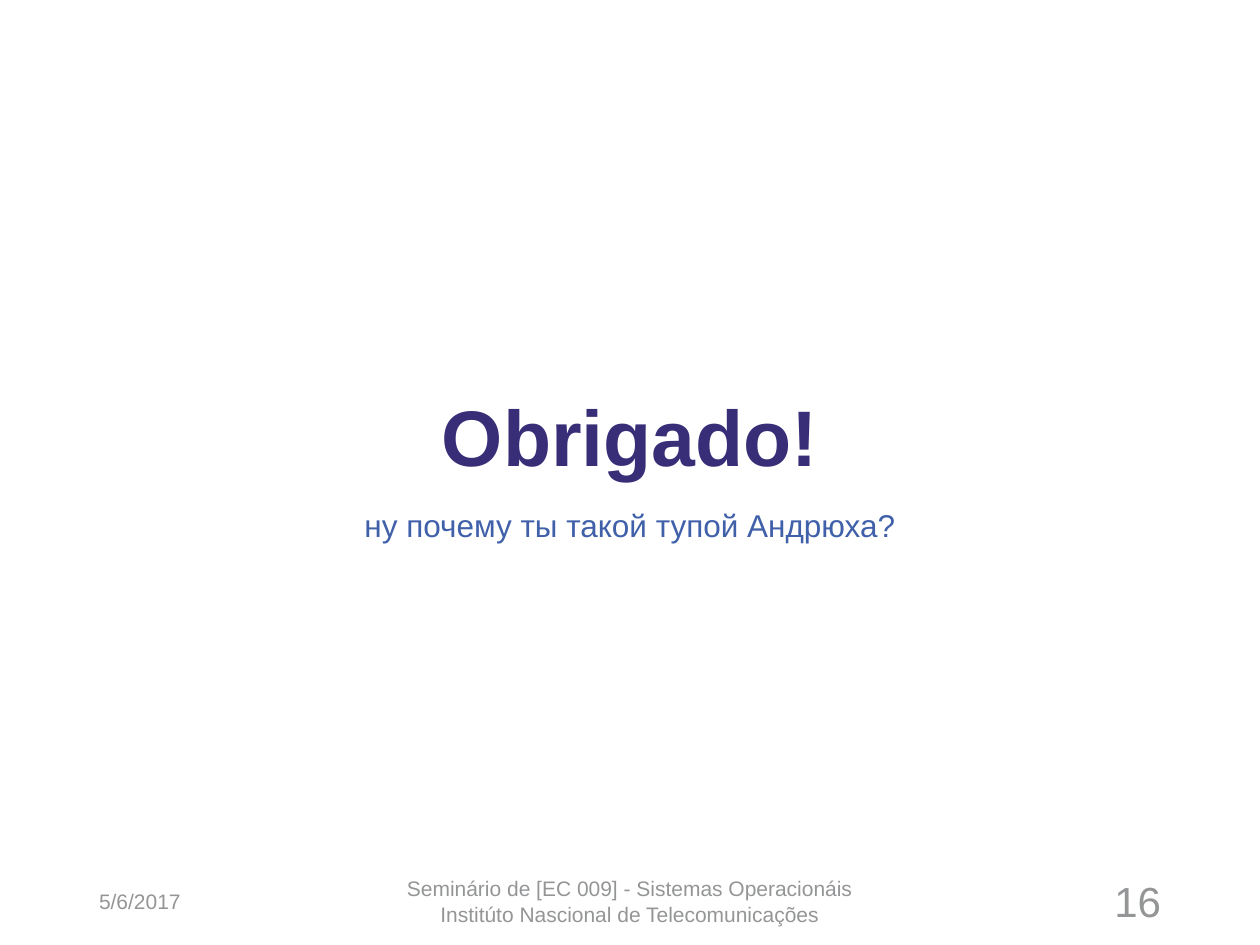
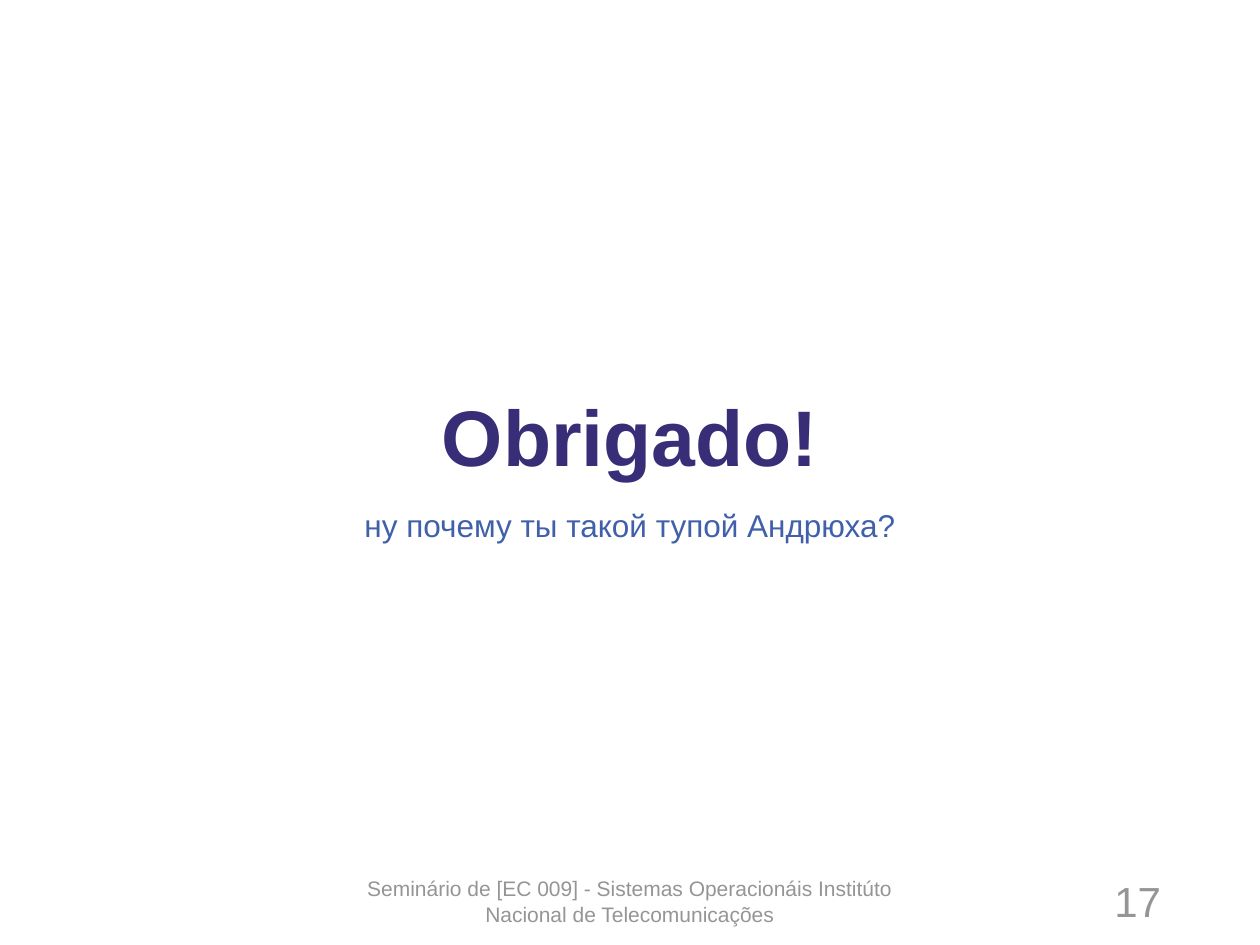
Before and after one commit to VitorDiToro/RTOSs_Semin-rioDeSO-Inatel, a slide deck: slide 17 of Seminario-PPTX.pptx (slide 16 before the commit). Drawn at 1260x945 pixels with LibreOffice and Linux fonts; fonts in the diff are those of the drawing; background and template pictures are left out. Boxes give left, top, right and bottom in pixels: in the first picture for what was removed or moved away, otherwise in the second. Text is boxed around its words. In the diff, an @@ line names an element or a change of style, - is before the commit and + after.

```diff
--- a/Seminario-PPTX.pptx
+++ b/Seminario-PPTX.pptx
@@ text removed at <box>99,894,181,909</box> @@
-5/6/2017
@@ text at <box>367,880,891,926</box>: text changed @@
-Seminário de [EC 009] - Sistemas Operacionáis
-Institúto Nascional de Telecomunicações
+Seminário de [EC 009] - Sistemas Operacionáis Institúto Nacional de Telecomunicações
@@ page number at <box>1114,888,1161,917</box>: text changed @@
-16
+17
```
Also in this commit, not shown: 15 other slides changed, 1 slide added, 1 other file.
